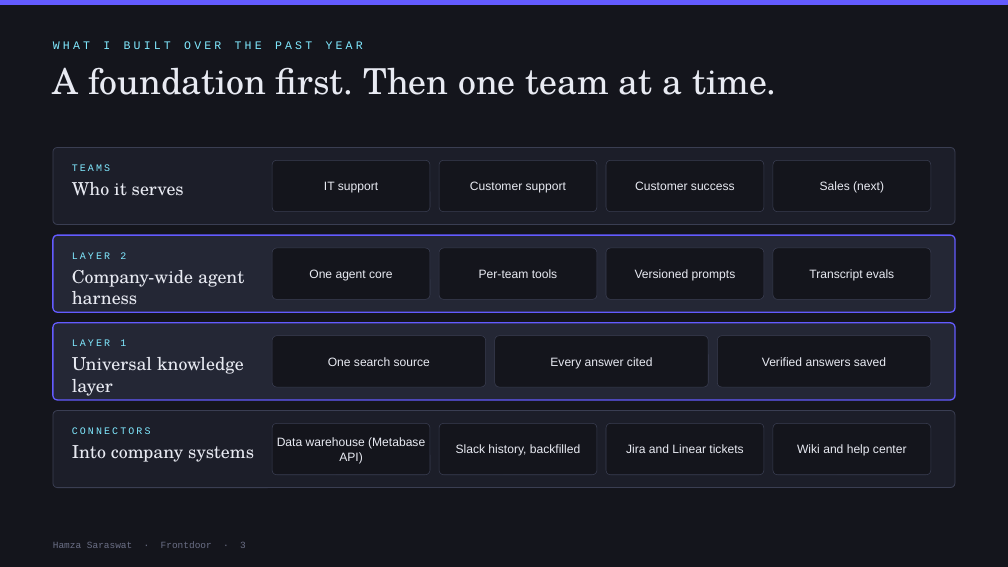
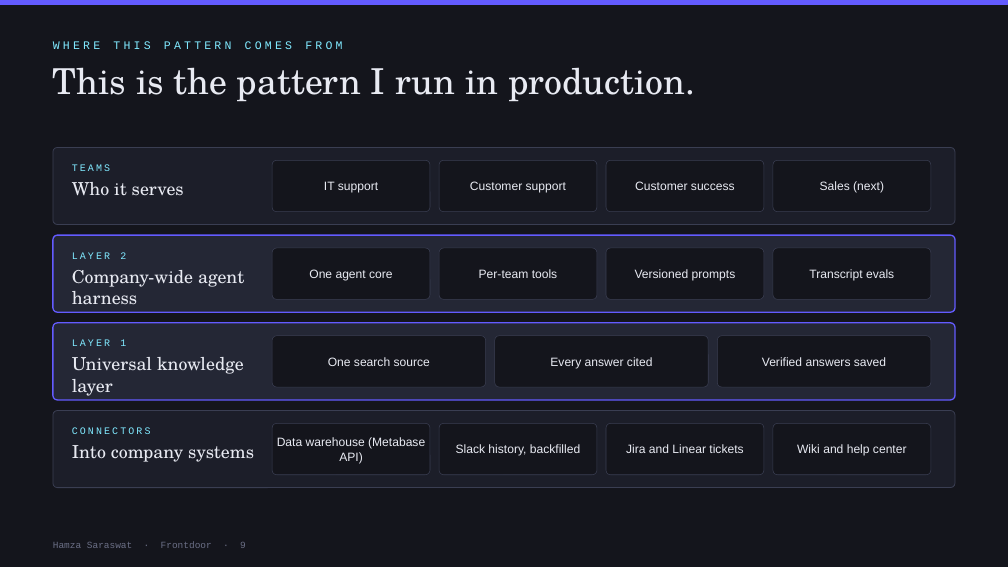
Before and after one commit to Hamza-Saraswat/RP_Demo, a slide deck: slide 9 of deck/frontdoor.pptx (slide 3 before the commit). Drawn at 1008x567 pixels with LibreOffice and Linux fonts; fonts in the diff are those of the drawing. Boxes give left, top, right and bottom in pixels: in the first picture for what was removed or moved away, otherwise in the second. Text is boxed around its words. In the diff, an @@ line names an element or a change of style, - is before the commit and + after.

```diff
--- a/deck/frontdoor.pptx
+++ b/deck/frontdoor.pptx
@@ text at (x1=53, y1=41, x2=342, y2=49): text changed @@
-WHAT I BUILT OVER THE PAST YEAR
+WHERE THIS PATTERN COMES FROM
@@ text at (x1=53, y1=67, x2=695, y2=102): text changed @@
-A foundation first. Then one team at a time.
+This is the pattern I run in production.
```
Also in this commit, not shown: 9 other slides changed, 1 slide removed, 5 other files.
